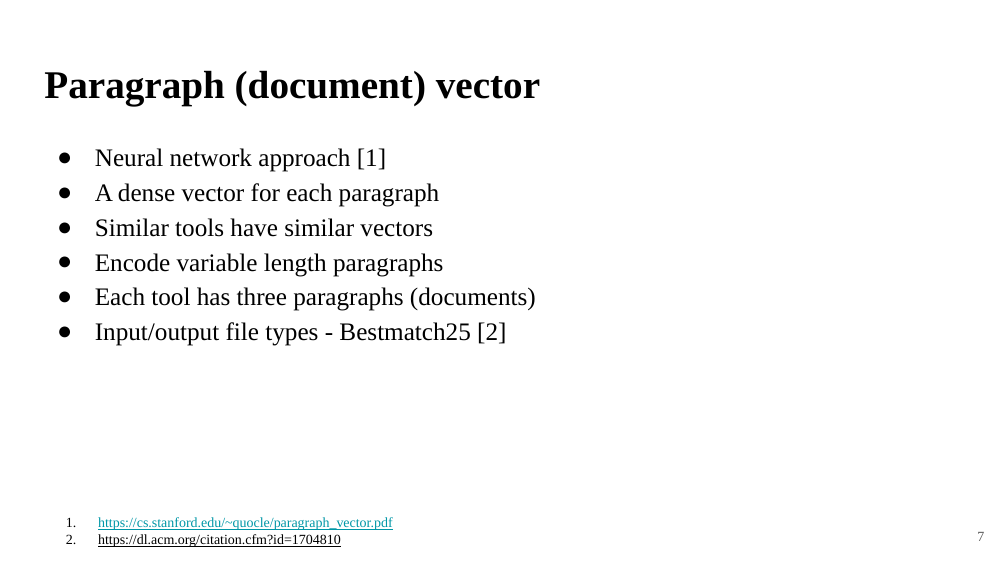
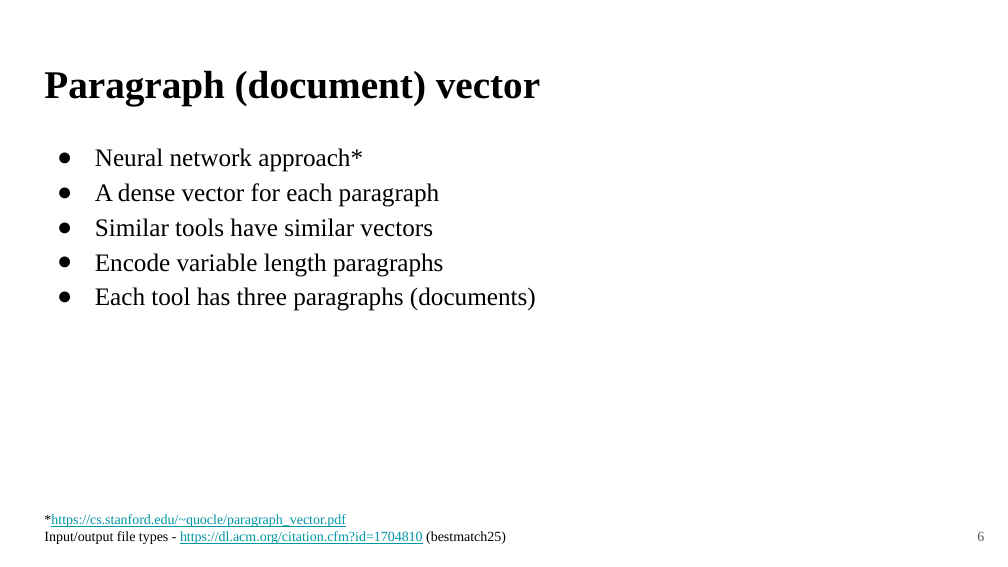
Before and after one commit to anuprulez/latex_master_thesis, a slide deck: slide 6 of Presentation_figures/MasterThesisPresentation.pptx (slide 7 before the commit). Drawn at 1008x567 pixels with LibreOffice and Linux fonts; fonts in the diff are those of the drawing. Boxes give left, top, right and bottom in pixels: in the first picture for what was removed or moved away, otherwise in the second. Text is boxed around its words. In the diff, an @@ line names an element or a change of style, - is before the commit and + after.

Commit message:
Update ppt

```diff
--- a/Presentation_figures/MasterThesisPresentation.pptx
+++ b/Presentation_figures/MasterThesisPresentation.pptx
@@ text at (95, 148, 363, 172): text changed @@
-● Neural network approach [1]
+● Neural network approach*
@@ text at (95, 322, 506, 346): paragraph removed @@
-● Input/output file types - Bestmatch25 [2]
@@ text at (44, 514, 506, 544): text changed @@
-1. https://cs.stanford.edu/~quocle/paragraph_vector.pdf
-2. https://dl.acm.org/citation.cfm?id=1704810
+*https://cs.stanford.edu/~quocle/paragraph_vector.pdf
+Input/output file types - https://dl.acm.org/citation.cfm?id=1704810 (bestmatch25)
@@ page number at (977, 532, 984, 541): text changed @@
-7
+6
```
Also in this commit, not shown: 21 other slides changed, 3 slides added, 4 slides removed, 3 other files.
